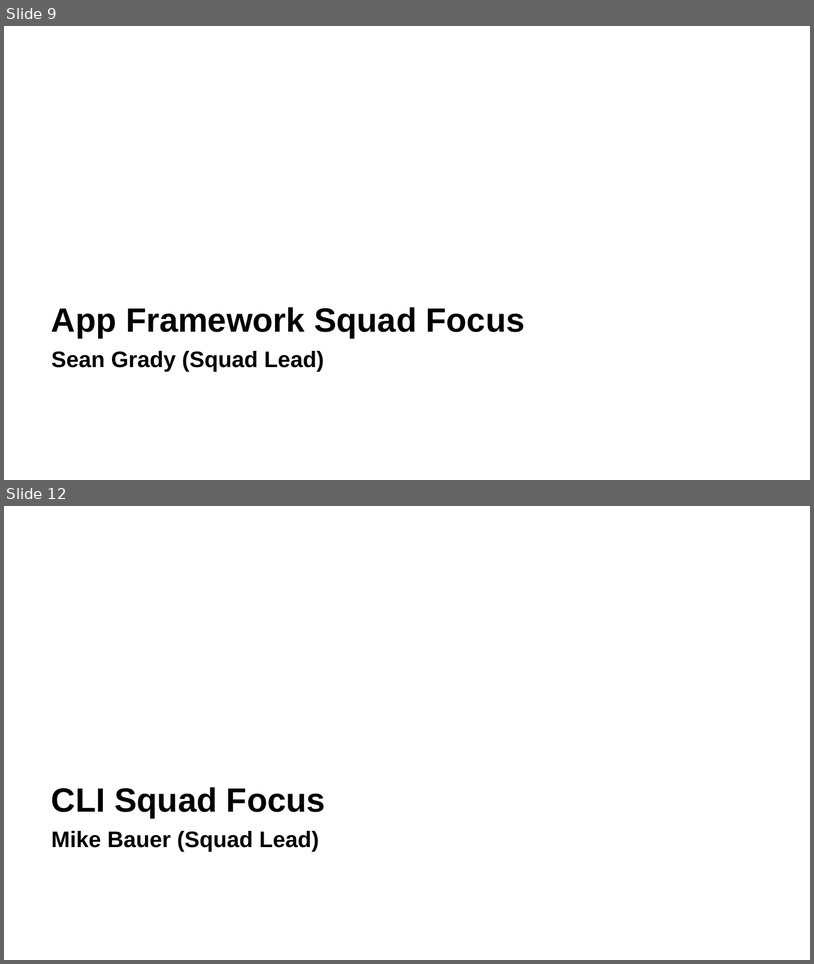
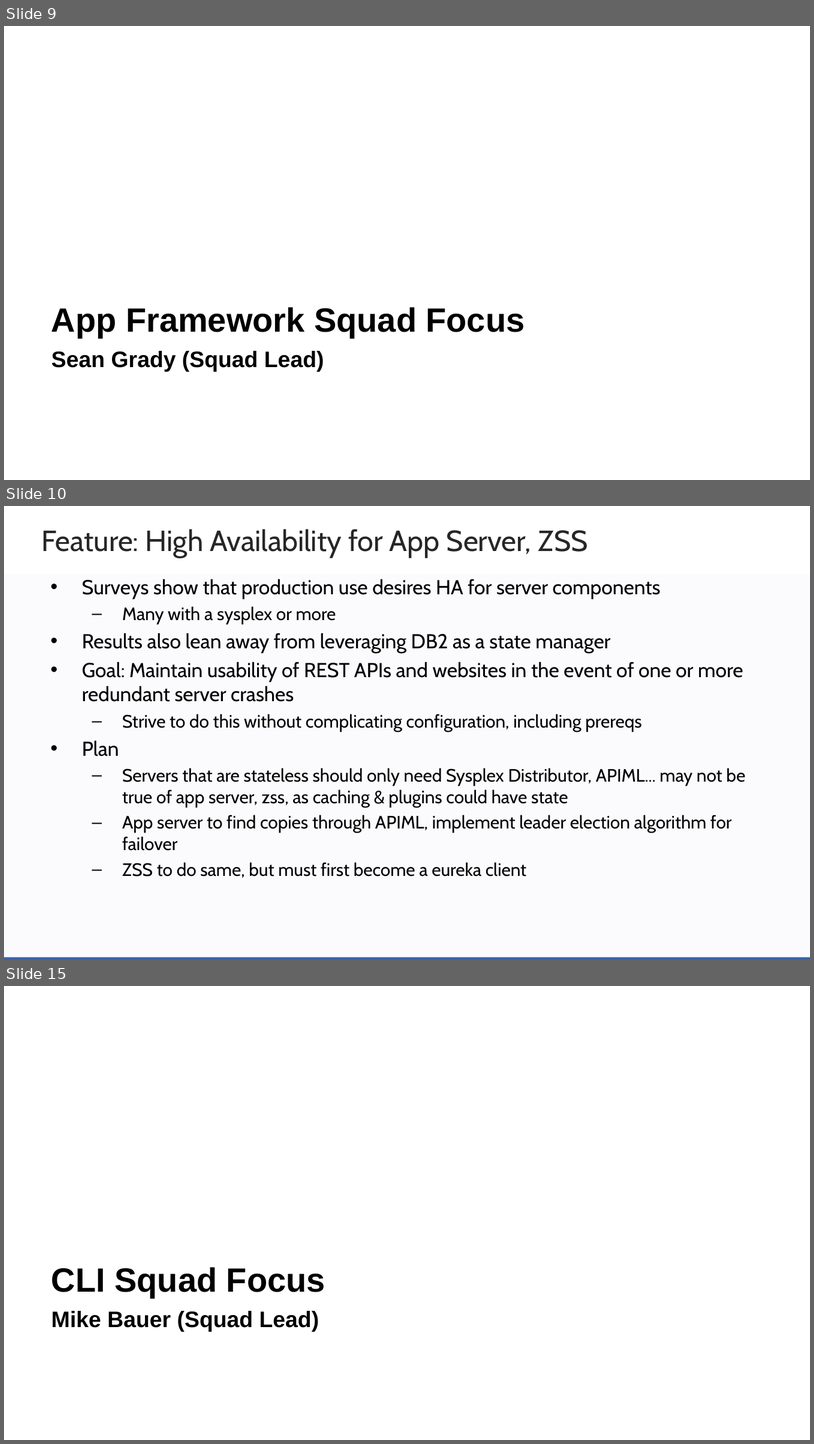
Before and after one commit to zowe/community, a slide deck: Project Management/20PI3 Planning/Zowe Community Squad Focus for 20PI3.pptx. Shown one above the other, each under a label of ours: slides 9 and 12 before the commit, slides 9, 10 and 15 after it; the slides between them are not shown. The pictures are 814x964 and 814x1444 pixels, drawn with LibreOffice and Linux fonts; fonts in the diff are those of the drawing; background and template pictures are left out. Boxes give left, top, right and bottom in pixels: in the first picture for what was removed or moved away, otherwise in the second. Text is boxed around its words. In the diff, an @@ line names an element or a change of style, - is before the commit and + after.

```diff
--- a/Project Management/20PI3 Planning/Zowe Community Squad Focus for 20PI3.pptx
+++ b/Project Management/20PI3 Planning/Zowe Community Squad Focus for 20PI3.pptx
@@ slide 10 added at (4,506,810,960), background #FFFFFF @@
@@ text added at (41,529,588,558), 26 pt, text #262626 @@
+Feature: High Availability for App Server, ZSS
@@ rectangle added at (4,574,810,959), fill #3664AD at 2% opacity @@
@@ text added at (82,579,746,877), 16 pt, text #000000 @@
+• Surveys show that production use desires HA for server components
+  – Many with a sysplex or more
+• Results also lean away from leveraging DB2 as a state manager
+• Goal: Maintain usability of REST APIs and websites in the event of one or more redundant server crashes
+  – Strive to do this without complicating configuration, including prereqs
+• Plan
+  – Servers that are stateless should only need Sysplex Distributor, APIML... may not be true of app server, zss, as caching & plugins could have state
+  – App server to find copies through APIML, implement leader election algorithm for failover
+  – ZSS to do same, but must first become a eureka client
@@ rectangle added at (4,957,810,960), fill #3664AD @@
@@ what was slide 12 is now slide 15 @@
```
Also in this commit, not shown: 24 slides changed, 4 other slides added, 2 slides removed.
